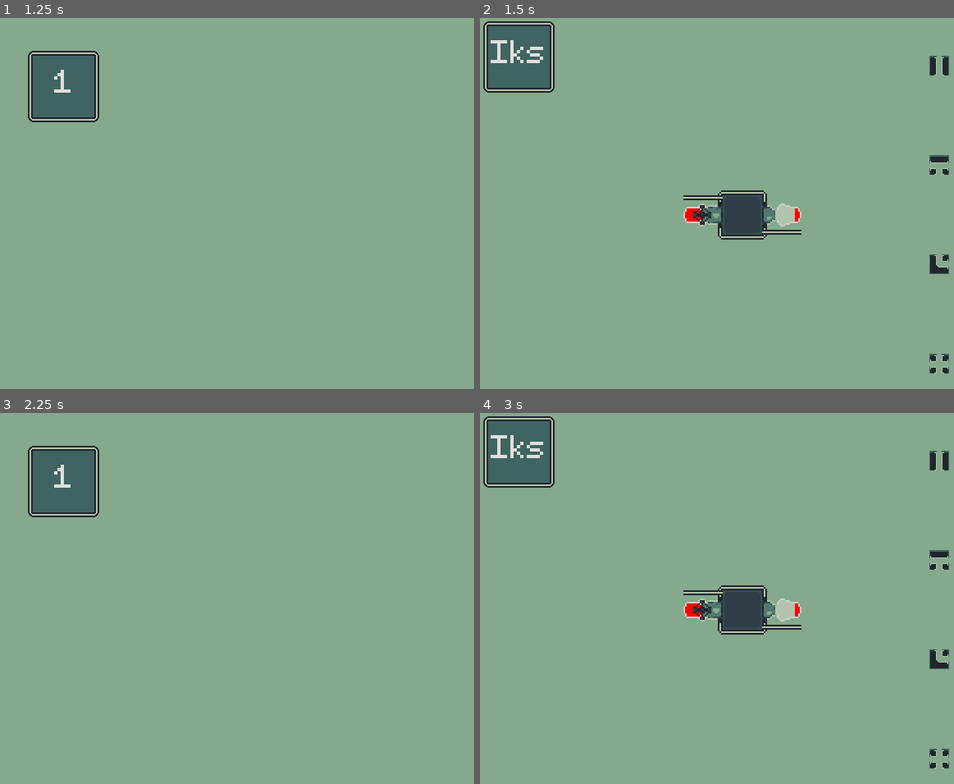
Above: before the commit, frames 1-4 (two rows, left to right).
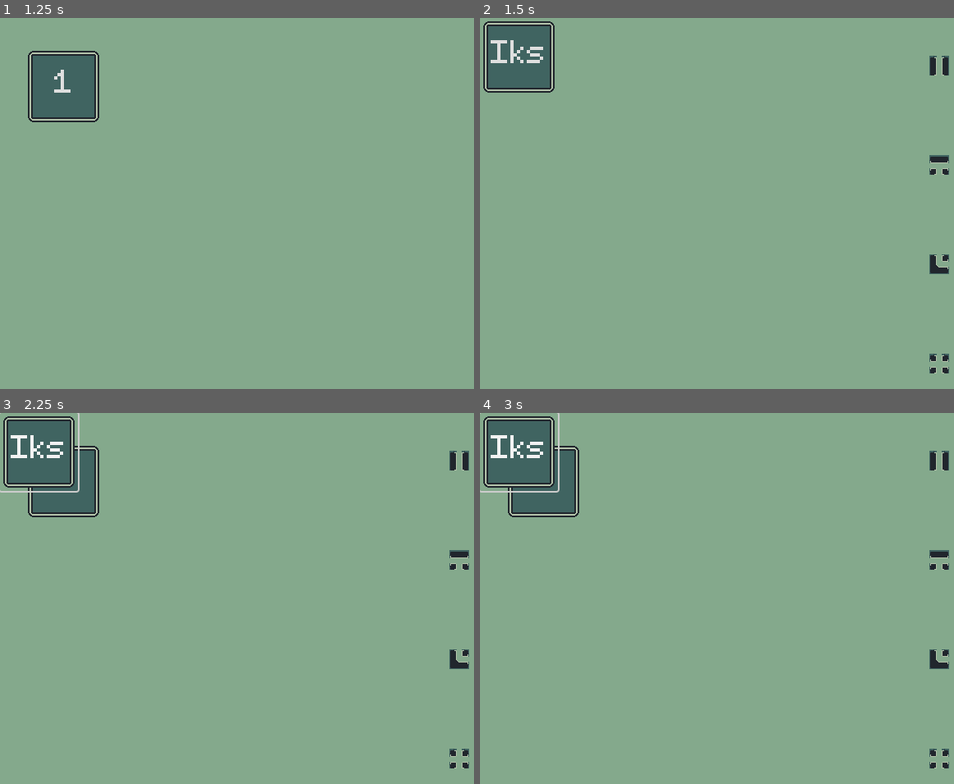
Above: after the commit, the same moments.

Repository: feargrinn/spacejam2024
Game: Godot game, scene res://node_2d.tscn
Same seed, same stepped clock (60 frames per second), same inputs: the game is played once before the commit and once after it.
Inputs (mouse positions are in pixels of both pictures, inside the frame that each line leads up to):
- Up to frame 1 (1.25 s): click (260, 151) at 0.5 s
- Up to frame 2 (1.5 s): click "1" at 1.25 s
- Up to frame 3 (2.25 s): click "Iks" at 2 s
- Up to frame 4 (3 s): click "1" at 2.75 s

Frame 1 is identical in both runs. In frame 2, 2.2% of the frame differs, in the area x 42-68%, y 46-60%; in frame 3, 3.0%; in frame 4, 4.0%, in the area x 0-68%, y 0-60%.
Error after the commit: Parse Error: Could not resolve class "Map". (res://Levels/LevelOne.gd:3)

Commit message:
edbe bugfix

Diff:
--- a/Map.gd
+++ b/Map.gd
@@ -44,17 +44,17 @@
 			init_tile_at(tiles[i][j], i, j)
 
 	for i in range(1, number_of_tiles_x - 1):
-		set_tile_at(no_tile_script.new(), i, 0)
-		set_tile_at(no_tile_script.new(), i, number_of_tiles_y-1)
+		set_tile_at(no_tile_script.new(preload("res://images/tile_24x24_frame_bottom.png")), i, 0)
+		set_tile_at(no_tile_script.new(preload("res://images/tile_24x24_frame_top.png")), i, number_of_tiles_y-1)
 
 	for i in range(1, number_of_tiles_y - 1):
-		set_tile_at(no_tile_script.new(), 0, i)
-		set_tile_at(no_tile_script.new(), number_of_tiles_x-1, i)
-
-	set_tile_at(no_tile_script.new(), 0, 0)
-	set_tile_at(no_tile_script.new(), number_of_tiles_x-1, 0)
-	set_tile_at(no_tile_script.new(), number_of_tiles_x-1, number_of_tiles_y-1)
-	set_tile_at(no_tile_script.new(), 0, number_of_tiles_y-1)
+		set_tile_at(no_tile_script.new(preload("res://images/tile_24x24_frame_right.png")), 0, i)
+		set_tile_at(no_tile_script.new(preload("res://images/tile_24x24_frame_left.png")), number_of_tiles_x-1, i)
+
+	set_tile_at(no_tile_script.new(preload("res://images/tile_24x24_frame_corner_bottom_right.png")), 0, 0)
+	set_tile_at(no_tile_script.new(preload("res://images/tile_24x24_frame_corner_bottom_left.png")), number_of_tiles_x-1, 0)
+	set_tile_at(no_tile_script.new(preload("res://images/tile_24x24_frame_corner_top_left.png")), number_of_tiles_x-1, number_of_tiles_y-1)
+	set_tile_at(no_tile_script.new(preload("res://images/tile_24x24_frame_corner_top_right.png")), 0, number_of_tiles_y-1)
 
 func prepare_map():
 	set_dimensions()
@@ -207,47 +207,6 @@
 		var offset = Tile.to_vector(link)
 		fill_pipes(Vector2i(x+offset.x, y+offset.y), colour)
 
-func add_edges():
-	var edge: Sprite2D
-	for i in range(1, number_of_tiles_y - 1):
-
-		edge = Sprite2D.new()
-		edge.texture = preload("res://images/tile_24x24_frame_right.png")
-		tiles[0][i].add_child(edge)
-
-		edge = Sprite2D.new()
-		edge.texture = preload("res://images/tile_24x24_frame_left.png")
-		tiles[number_of_tiles_x-1][i].add_child(edge)
-
-	for i in range(1, number_of_tiles_x - 1):
-		edge = Sprite2D.new()
-		edge.texture = preload("res://images/tile_24x24_frame_bottom.png")
-		tiles[i][0].add_child(edge)
-
-		edge = Sprite2D.new()
-		edge.texture = preload("res://images/tile_24x24_frame_top.png")
-		tiles[i][number_of_tiles_y-1].add_child(edge)
-
-	edge = Sprite2D.new()
-	edge.z_index = 1
-	edge.texture = preload("res://images/tile_24x24_frame_corner_bottom_right.png")
-	tiles[0][0].add_child(edge)
-
-	edge = Sprite2D.new()
-	edge.z_index = 1
-	edge.texture = preload("res://images/tile_24x24_frame_corner_bottom_left.png")
-	tiles[number_of_tiles_x-1][0].add_child(edge)
-
-	edge = Sprite2D.new()
-	edge.z_index = 1
-	edge.texture = preload("res://images/tile_24x24_frame_corner_top_left.png")
-	tiles[number_of_tiles_x-1][number_of_tiles_y-1].add_child(edge)
-
-	edge = Sprite2D.new()
-	edge.z_index = 1
-	edge.texture = preload("res://images/tile_24x24_frame_corner_top_right.png")
-	tiles[0][number_of_tiles_y-1].add_child(edge)
-
 func check_for_game_status():
 	if all_outputs.is_empty():
 		return
--- a/Tiles/NoTile.gd
+++ b/Tiles/NoTile.gd
@@ -2,6 +2,9 @@
 
 class_name NoTile
 
+func _init(_texture: Texture2D):
+	z_index = -1
+	opaque_texture = _texture
 
 # Called when the node enters the scene tree for the first time.
 func _ready():
